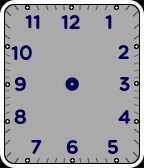
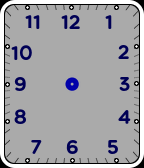
Two versions of the same layered image (w=144, h=168). Layer-by-layer changes:
painted on "d_face_labels.png" over left=65, top=77, right=79, bottom=91
